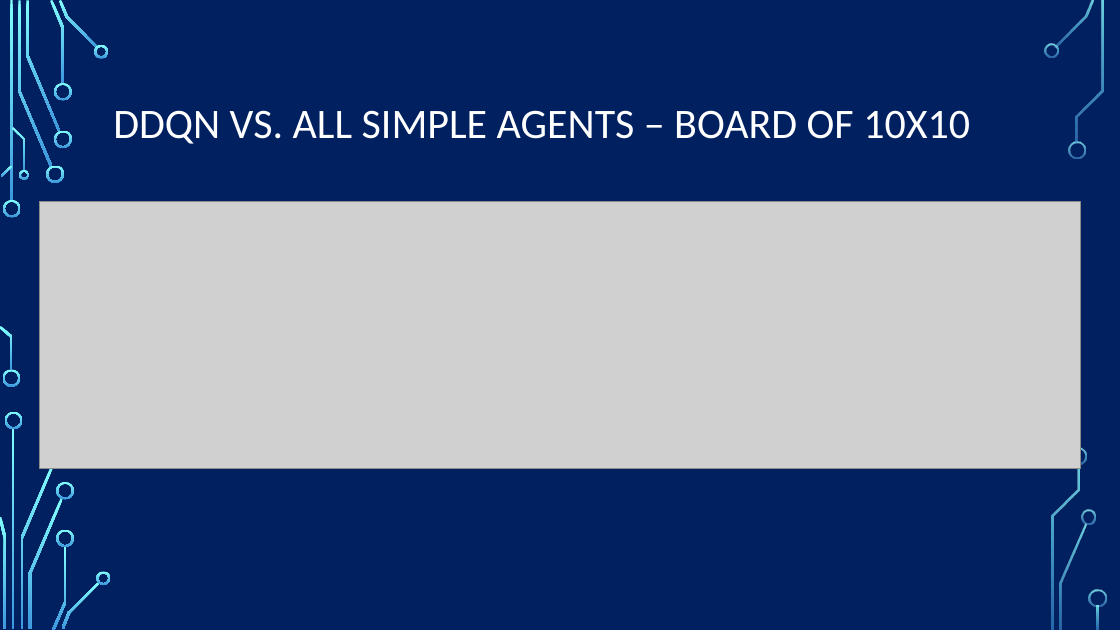
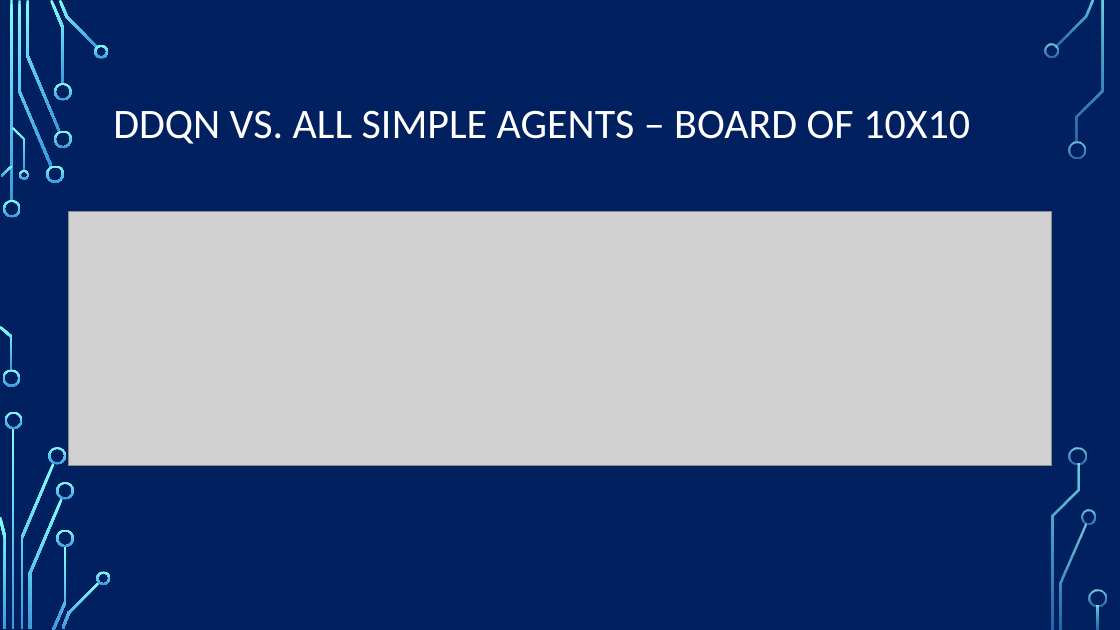
Before and after one commit to EliavSh/FinalProjectRL, a slide deck: slide 21 of docs/Semi Final Results.pptx (slide 20 before the commit). Drawn at 1120x630 pixels with LibreOffice and Linux fonts; fonts in the diff are those of the drawing; grey boxes stand for pictures; background and template pictures are left out. Boxes give left, top, right and bottom in pixels: in the first picture for what was removed or moved away, otherwise in the second. Text is boxed around its words. In the diff, an @@ line names an element or a change of style, - is before the commit and + after.

```diff
--- a/docs/Semi Final Results.pptx
+++ b/docs/Semi Final Results.pptx
@@ picture resized from (x1=39, y1=202, x2=1081, y2=469) to (x1=69, y1=212, x2=1052, y2=465) @@
@@ freeform shape added at (x1=49, y1=447, x2=66, y2=465), fill gradient #82FFFF to #3D97DE @@
```
Also in this commit, not shown: 10 other slides changed, 4 slides added, 2 slides removed, 13 other files.
